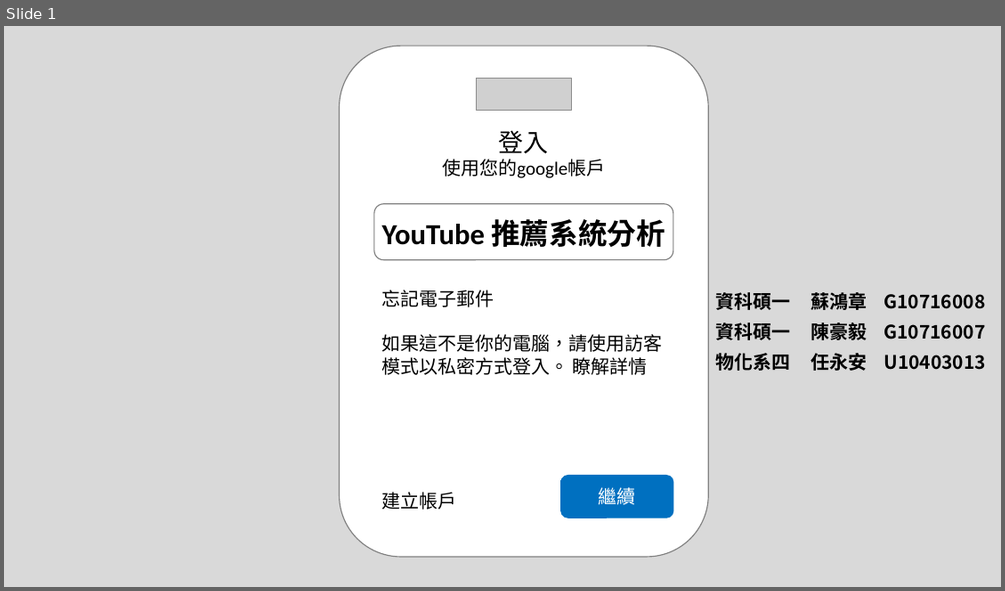
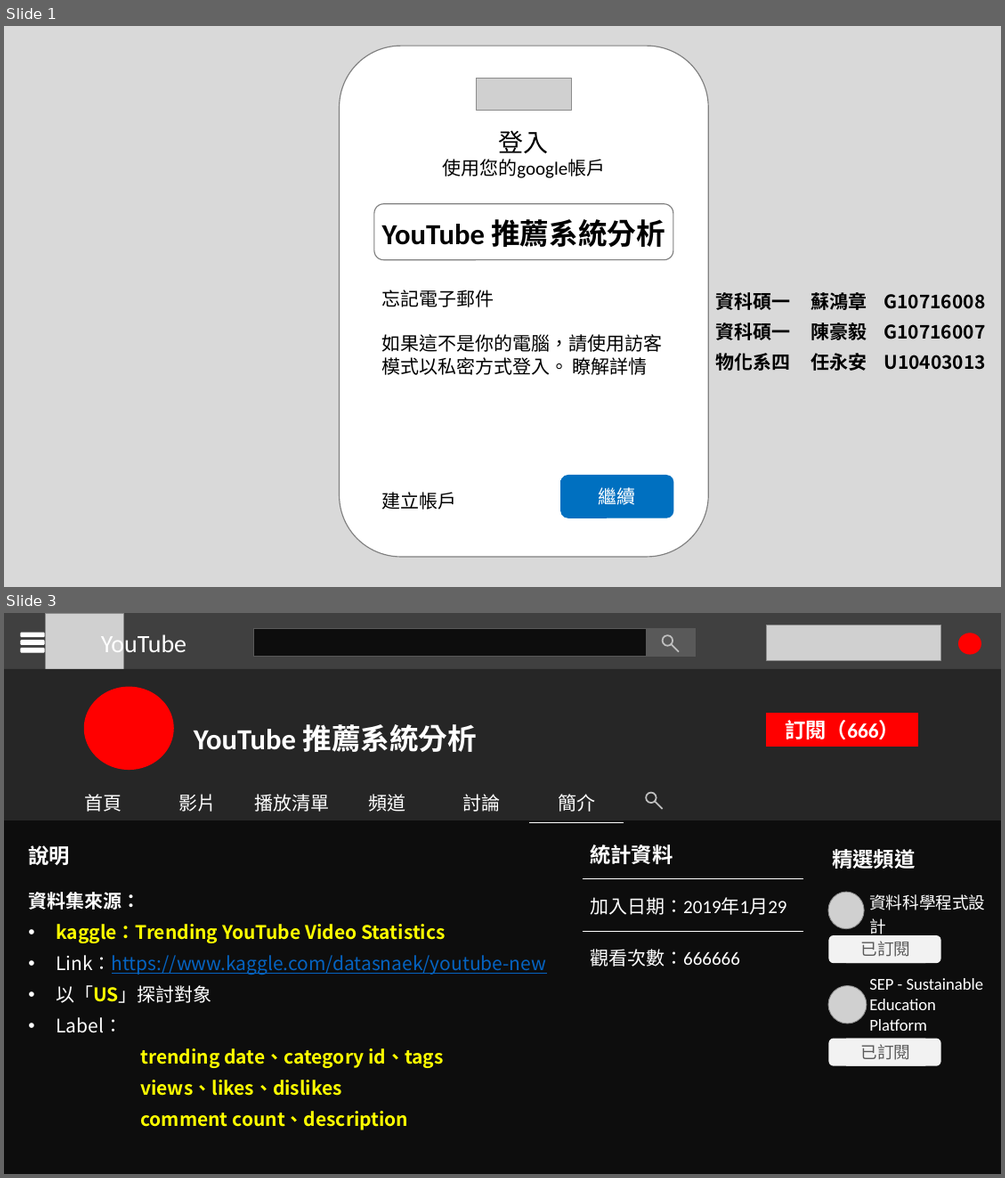
Before and after one commit to jasonSU85323/UTaipei_DataScience, a slide deck: Youtube analysis/ppt/black.pptx. Shown one above the other, each under a label of ours: slide 1 before the commit, slides 1 and 3 after it; the slides between them are not shown. The pictures are 1005x591 and 1005x1178 pixels, drawn with LibreOffice and Linux fonts; fonts in the diff are those of the drawing; grey boxes stand for pictures. Boxes give left, top, right and bottom in pixels: in the first picture for what was removed or moved away, otherwise in the second. Text is boxed around its words. In the diff, an @@ line names an element or a change of style, - is before the commit and + after.

```diff
--- a/Youtube analysis/ppt/black.pptx
+++ b/Youtube analysis/ppt/black.pptx
@@ slide 3 added at (x1=4, y1=613, x2=1001, y2=1174), background #0D0D0D @@
@@ rectangle added at (x1=4, y1=613, x2=1001, y2=672), fill #404040, outline #404040 1 pt @@
@@ rounded rectangle added at (x1=21, y1=633, x2=44, y2=636), fill #FFFFFF, outline #FFFFFF 1 pt @@
@@ picture added at (x1=45, y1=614, x2=123, y2=673) @@
@@ text added at (x1=101, y1=632, x2=186, y2=658), 24 pt, text #FFFFFF @@
+YouTube
@@ rectangle added at (x1=254, y1=629, x2=647, y2=657), fill #0D0D0D, outline #595959 1 pt @@
@@ rectangle added at (x1=647, y1=629, x2=695, y2=657), fill #595959, outline #595959 1 pt @@
@@ ellipse added at (x1=663, y1=635, x2=673, y2=646), outline #BFBFBF 1.5 pt @@
@@ picture added at (x1=767, y1=625, x2=941, y2=661) @@
@@ ellipse added at (x1=959, y1=633, x2=981, y2=654), fill #FF0000, outline #FF0000 1 pt @@
@@ rounded rectangle added at (x1=21, y1=641, x2=44, y2=644), fill #FFFFFF, outline #FFFFFF 1 pt @@
@@ rounded rectangle added at (x1=21, y1=648, x2=44, y2=652), fill #FFFFFF, outline #FFFFFF 1 pt @@
@@ line added from (671, 644) to (680, 652), #BFBFBF 1.5 pt @@
@@ rectangle added at (x1=4, y1=669, x2=1001, y2=819), fill #262626 @@
@@ ellipse added at (x1=85, y1=687, x2=174, y2=770), fill #FF0000, outline #FF0000 1 pt @@
@@ rectangle added at (x1=767, y1=714, x2=918, y2=747), fill #FF0000, outline #FF0000 0.75 pt, 20 pt, text #FFFFFF, bold @@
+訂閱（666）
@@ text added at (x1=194, y1=724, x2=477, y2=752), 28 pt, text #FFFFFF, bold @@
+YouTube 推薦系統分析
@@ table added at (x1=56, y1=785, x2=625, y2=822), 1 rows, 6 columns @@
+首頁 | 影片 | 播放清單 | 頻道 | 討論 | 簡介
@@ ellipse added at (x1=647, y1=793, x2=657, y2=803), outline #BFBFBF 1.5 pt @@
@@ line added from (655, 802) to (663, 809), #BFBFBF 1.5 pt @@
@@ text added at (x1=28, y1=845, x2=546, y2=1130), 18 pt, text #FFFF00, bold @@
+說明
+資料集來源：
+• kaggle：Trending YouTube Video Statistics
+• Link：https://www.kaggle.com/datasnaek/youtube-new
+• 以「US」探討對象
+• Label：
+      trending date、category id、tags
+      views、likes、dislikes
+      comment count、description
@@ table added at (x1=582, y1=828, x2=802, y2=981), 3 rows, 1 columns @@
+統計資料
+加入日期：2019年1月29
+觀看次數：666666
@@ table added at (x1=825, y1=840, x2=1000, y2=1093), 3 rows, 1 columns @@
+精選頻道
+資料科學程式設計
+SEP - Sustainable Education Platform
@@ picture added at (x1=828, y1=892, x2=864, y2=929) @@
@@ rounded rectangle added at (x1=829, y1=935, x2=941, y2=963), fill #F2F2F2 @@
@@ rectangle added at (x1=846, y1=935, x2=925, y2=963), fill #F2F2F2, 16 pt, text #595959 @@
+已訂閱
@@ picture added at (x1=828, y1=985, x2=866, y2=1023) @@
@@ rounded rectangle added at (x1=829, y1=1038, x2=941, y2=1066), fill #F2F2F2 @@
@@ rectangle added at (x1=846, y1=1038, x2=925, y2=1066), fill #F2F2F2, 16 pt, text #595959 @@
+已訂閱
```
Also in this commit, not shown: 7 slides changed, 1 slide removed, 10 other files.
